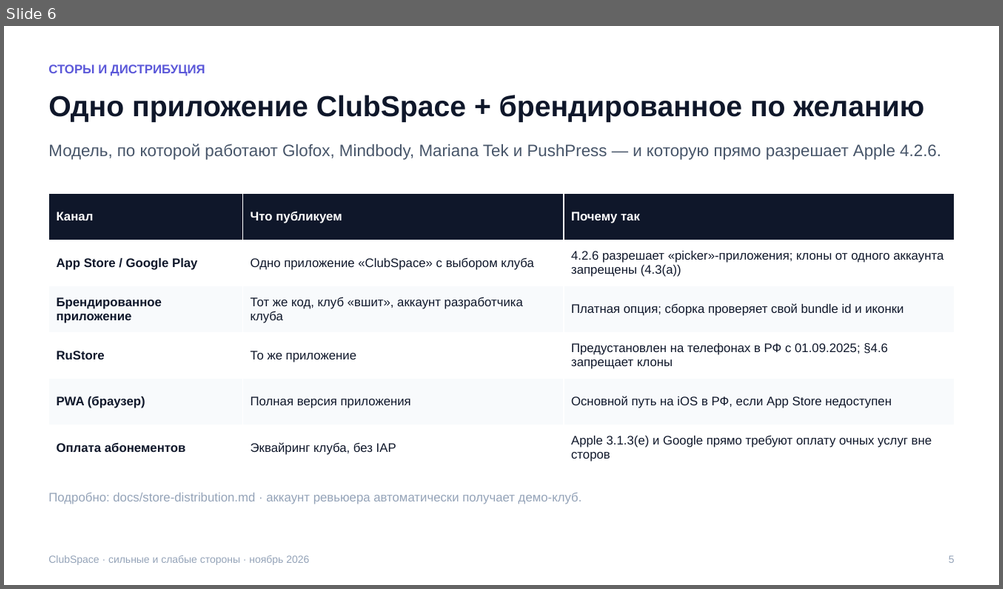
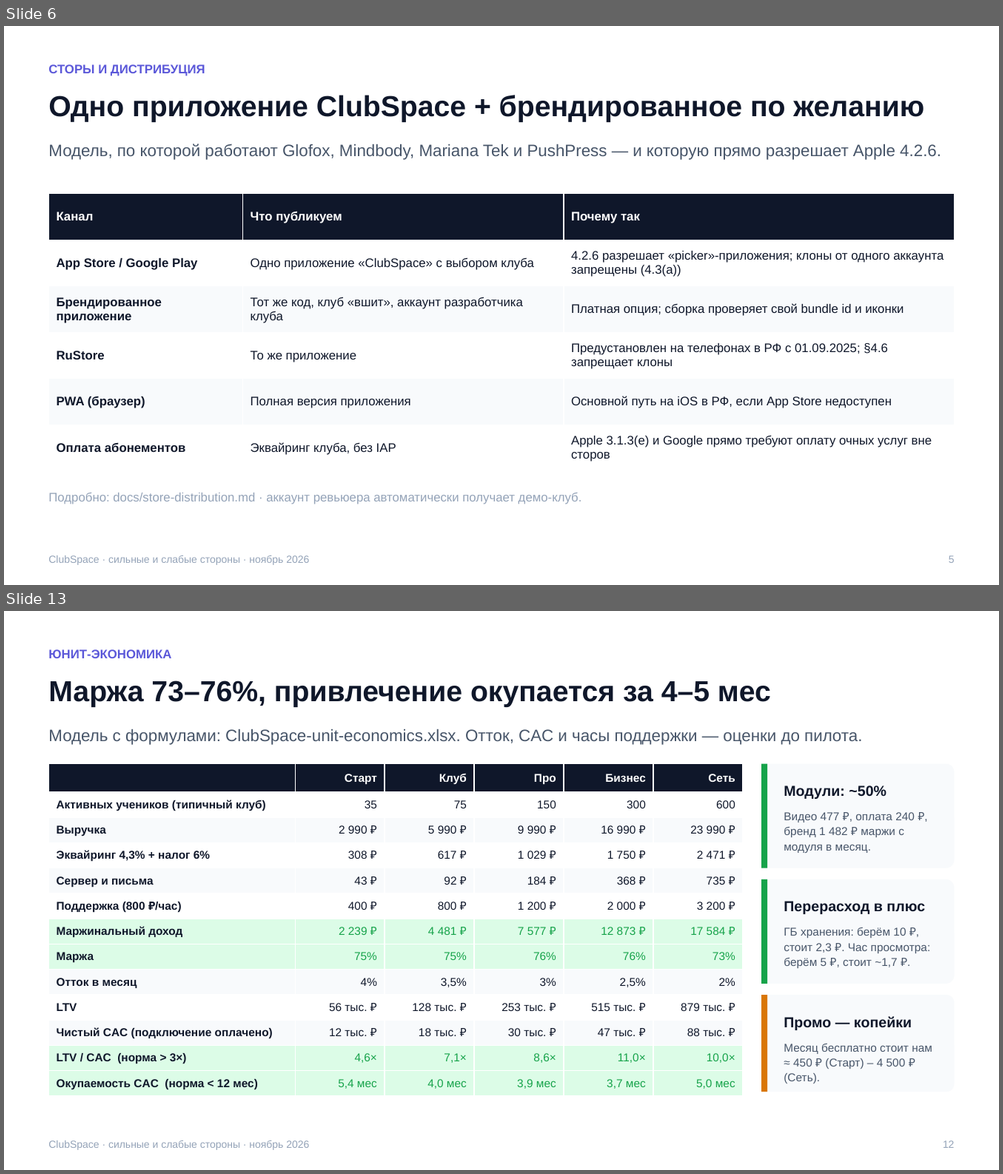
Before and after one commit to ilyakislenko/clubspace, a slide deck: docs/strategy/ClubSpace-strengths-weaknesses.pptx. Shown one above the other, each under a label of ours: slide 6 before the commit, slides 6 and 13 after it; the slides between them are not shown. The pictures are 1003x589 and 1003x1174 pixels, drawn with LibreOffice and Linux fonts; fonts in the diff are those of the drawing. Boxes give left, top, right and bottom in pixels: in the first picture for what was removed or moved away, otherwise in the second. Text is boxed around its words. In the diff, an @@ line names an element or a change of style, - is before the commit and + after.

Commit message:
docs(strategy): active-member pricing, modules, directions, unit-economics model, updated deck (#411)

```diff
--- a/docs/strategy/ClubSpace-strengths-weaknesses.pptx
+++ b/docs/strategy/ClubSpace-strengths-weaknesses.pptx
@@ slide 13 added at box(4, 611, 999, 1170), background #FFFFFF @@
@@ text added at box(48, 649, 171, 658), 12 pt, text #5B58D9, bold @@
+ЮНИТ‑ЭКОНОМИКА
@@ text added at box(48, 681, 771, 707), 28 pt, text #0F172A, bold @@
+Маржа 73–76%, привлечение окупается за 4–5 мес
@@ text added at box(48, 729, 862, 745), 16 pt, text #475569 @@
+Модель с формулами: ClubSpace-unit-economics.xlsx. Отток, CAC и часы поддержки — оценки до пилота.
@@ table added at box(48, 764, 743, 1093), 13 rows, 6 columns @@
+ | Старт | Клуб | Про | Бизнес | Сеть
+Активных учеников (типичный клуб) | 35 | 75 | 150 | 300 | 600
+Выручка | 2 990 ₽ | 5 990 ₽ | 9 990 ₽ | 16 990 ₽ | 23 990 ₽
+Эквайринг 4,3% + налог 6% | 308 ₽ | 617 ₽ | 1 029 ₽ | 1 750 ₽ | 2 471 ₽
+Сервер и письма | 43 ₽ | 92 ₽ | 184 ₽ | 368 ₽ | 735 ₽
+Поддержка (800 ₽/час) | 400 ₽ | 800 ₽ | 1 200 ₽ | 2 000 ₽ | 3 200 ₽
+Маржинальный доход | 2 239 ₽ | 4 481 ₽ | 7 577 ₽ | 12 873 ₽ | 17 584 ₽
+Маржа | 75% | 75% | 76% | 76% | 73%
+Отток в месяц | 4% | 3,5% | 3% | 2,5% | 2%
+LTV | 56 тыс. ₽ | 128 тыс. ₽ | 253 тыс. ₽ | 515 тыс. ₽ | 879 тыс. ₽
+Чистый CAC (подключение оплачено) | 12 тыс. ₽ | 18 тыс. ₽ | 30 тыс. ₽ | 47 тыс. ₽ | 88 тыс. ₽
+LTV / CAC (норма > 3×) | 4,6× | 7,1× | 8,6× | 11,0× | 10,0×
+Окупаемость CAC (норма < 12 мес) | 5,4 мес | 4,0 мес | 3,9 мес | 3,7 мес | 5,0 мес
@@ rounded rectangle added at box(761, 764, 954, 869), fill #F8FAFC @@
@@ rectangle added at box(761, 764, 767, 869), fill #16A34A @@
@@ text added at box(783, 786, 886, 799), 14 pt, text #0F172A, bold @@
+Модули: ~50%
@@ text added at box(783, 812, 914, 853), 11 pt, text #475569 @@
+Видео 477 ₽, оплата 240 ₽, бренд 1 482 ₽ маржи с модуля в месяц.
@@ rounded rectangle added at box(761, 880, 954, 984), fill #F8FAFC @@
@@ rectangle added at box(761, 880, 767, 984), fill #16A34A @@
@@ text added at box(783, 901, 925, 914), 14 pt, text #0F172A, bold @@
+Перерасход в плюс
@@ text added at box(783, 928, 930, 968), 11 pt, text #475569 @@
+ГБ хранения: берём 10 ₽, стоит 2,3 ₽. Час просмотра: берём 5 ₽, стоит ~1,7 ₽.
@@ rounded rectangle added at box(761, 995, 954, 1092), fill #F8FAFC @@
@@ rectangle added at box(761, 995, 767, 1092), fill #D97706 @@
@@ text added at box(783, 1017, 911, 1031), 14 pt, text #0F172A, bold @@
+Промо — копейки
@@ text added at box(783, 1044, 932, 1084), 11 pt, text #475569 @@
+Месяц бесплатно стоит нам ≈ 450 ₽ (Старт) – 4 500 ₽ (Сеть).
@@ text added at box(48, 1141, 309, 1150), 10 pt, text #94A3B8 @@
+ClubSpace · сильные и слабые стороны · ноябрь 2026
@@ text added at box(942, 1141, 954, 1148), 10 pt, text #94A3B8 @@
+12
```
Also in this commit, not shown: 8 slides changed, 5 other slides added, 2 slides removed, 5 other files.
